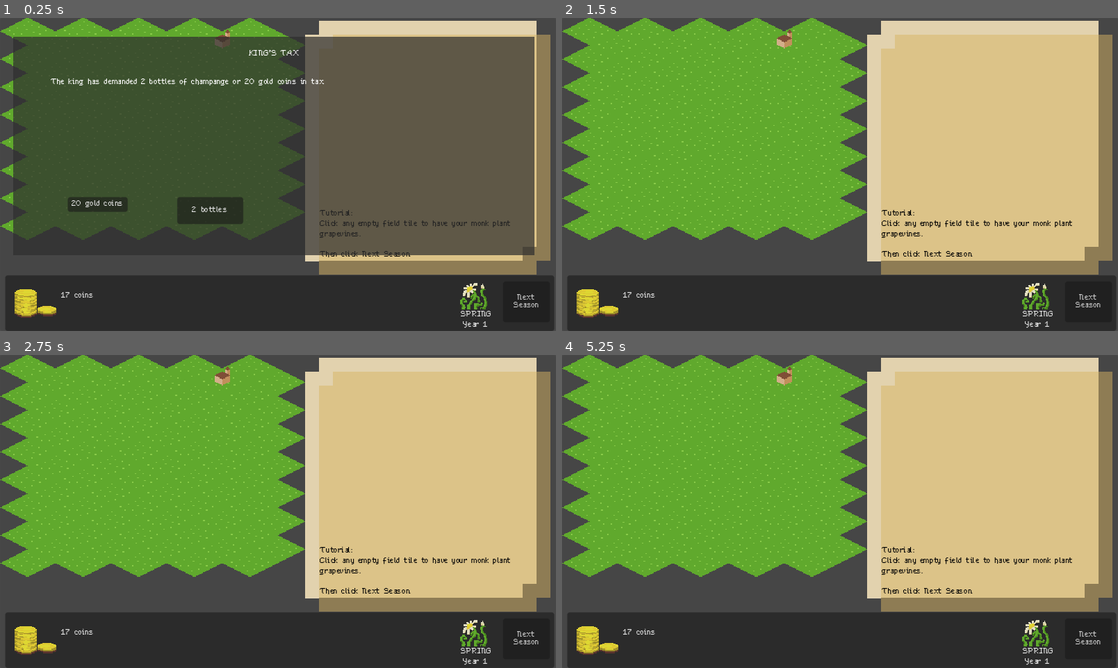
Above: before the commit, frames 1-4 (two rows, left to right).
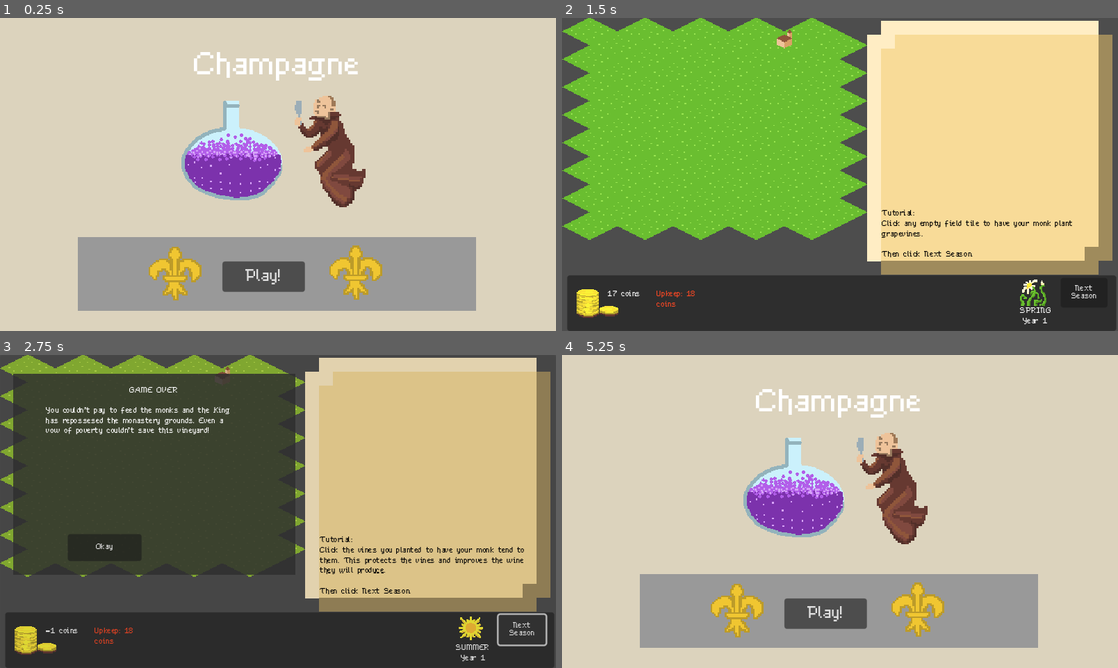
Above: after the commit, the same moments.

Repository: RoxT/ChampangeGGJ2025
Game: Godot game, scene res://TitleScreen.tscn
Same seed, same stepped clock (60 frames per second), same inputs: the game is played once before the commit and once after it. Before the commit the project starts from res://overworld.tscn.
Inputs (mouse positions are in pixels of both pictures, inside the frame that each line leads up to):
- Up to frame 1 (0.25 s): no input
- Up to frame 2 (1.5 s): click (662, 205) at 0.5 s, where only the run before the commit has a clickable "20 gold coins"; click (823, 277) at 1.25 s, where only the run after the commit has a clickable "Play!"
- Up to frame 3 (2.75 s): click "Next Season" at 2 s
- Up to frame 4 (5.25 s): click (667, 549) at 2.75 s, where only the run after the commit has a clickable "Okay"; click (823, 614) at 3.5 s, where only the run after the commit has a clickable "Play!"; click "Next Season" at 4.25 s; click (667, 549) at 5 s, where only the run after the commit has a clickable "Okay"

The runs differ from the first frame. In frame 1, 98% of the frame differs, in the area x 0-100%, y 0-100%; in frame 2, 33%; in frame 3, 35%; in frame 4, 96%.

Commit message:
start screen, event done

Diff:
--- a/Champange/Champagne.gd
+++ b/Champange/Champagne.gd
@@ -8,18 +8,28 @@
 @warning_ignore("unused_signal")
 var monk_box
 
-var money := 17
+var money := 0
 enum Seasons {SPRING, SUMMER, FALL, WINTER}
 var season := 0
-var year := 1
+var year := 0
+var up_keep := 0
 
 var plants := {}
+
+func _ready():
+	start()
+
+func start():
+	money = 17
+	season = 0
+	year = 1
+	up_keep = 18
 
 func advance_season():
 	if season == Seasons.WINTER:
 		year += 1
 	season = (season + 1) % Seasons.size()
-	money -= 1
+	money -= up_keep
 	print("year %s" % year)
 	season_ended.emit()
 
--- a/Champange/RightSidePanel.tscn
+++ b/Champange/RightSidePanel.tscn
@@ -22,9 +22,9 @@
 anchor_right = 1.0
 anchor_bottom = 1.0
 offset_left = 36.0
-offset_top = 19.0
+offset_top = 2.0
 offset_right = -19.0
-offset_bottom = -234.0
+offset_bottom = -261.0
 grow_horizontal = 2
 grow_vertical = 2
 theme_override_colors/default_color = Color(0, 0, 0, 1)
@@ -33,7 +33,7 @@
 [node name="VBoxContainer" type="VBoxContainer" parent="."]
 layout_mode = 0
 offset_left = 15.0
-offset_top = 67.0
+offset_top = 38.0
 offset_right = 267.0
 offset_bottom = 259.0
 
--- a/Champange/TitleScreen.tscn
+++ b/Champange/TitleScreen.tscn
@@ -1,8 +1,9 @@
-[gd_scene load_steps=12 format=3 uid="uid://dw0es8bit1huy"]
+[gd_scene load_steps=13 format=3 uid="uid://byh1isfpu7ubr"]
 
-[ext_resource type="Texture2D" uid="uid://ywngy12pwblq" path="res://FleurDeLys.png" id="1_slpp6"]
+[ext_resource type="Script" path="res://title_screen.gd" id="1_p5nsl"]
+[ext_resource type="Texture2D" uid="uid://idlea1fm7mqr" path="res://FleurDeLys.png" id="1_slpp6"]
 [ext_resource type="Texture2D" uid="uid://b8tmai8tmu7f6" path="res://BubblingJug-Sheet.png" id="2_wtip6"]
-[ext_resource type="Texture2D" uid="uid://617gqqskdxlb" path="res://MonkDrawing.png" id="3_8igh3"]
+[ext_resource type="Texture2D" uid="uid://db1q4bmhr5dbj" path="res://MonkDrawing.png" id="3_8igh3"]
 
 [sub_resource type="StyleBoxFlat" id="StyleBoxFlat_1oh6g"]
 
@@ -63,6 +64,7 @@
 anchor_bottom = 1.0
 grow_horizontal = 2
 grow_vertical = 2
+script = ExtResource("1_p5nsl")
 
 [node name="ColorRect" type="ColorRect" parent="."]
 layout_mode = 1
@@ -134,4 +136,7 @@
 [node name="FermentingJar" type="AnimatedSprite2D" parent="."]
 position = Vector2(268, 153)
 sprite_frames = SubResource("SpriteFrames_7v6c2")
+autoplay = "default"
 frame_progress = 0.747742
+
+[connection signal="pressed" from="Button" to="." method="_on_button_pressed"]
--- a/Champange/batch_actions.gd
+++ b/Champange/batch_actions.gd
@@ -12,6 +12,7 @@
 # Called when the node enters the scene tree for the first time.
 func _ready():
 	CP.season_ended.connect(_next_season)
+	CP.refresh.connect(refresh)
 	setup("cask")
 
 func _next_season():
@@ -33,6 +34,10 @@
 		quality += 2
 	quality -= temp_price
 	setup(sprite.animation)
+
+func refresh():
+	if quality < 1: quality = 1
+	$QualityLabel.text = "%s" % quality
 
 
 func setup(state:String):
--- a/Champange/help_text.csv
+++ b/Champange/help_text.csv
@@ -7,5 +7,5 @@
 SUMMER_YEAR2,"In the summer, you can tend to your vines.\n\nIf you have bottled your wine, you can riddle it now. This removes the sediment and improves the wine’s quality.\n\nWhen your monks have tasks, click Next Season."
 FALL_YEAR2,"It’s time to harvest again!\n\nWhen your monks have tasks, click Next Season."
 WINTER_YEAR2,"Your monks are resting for the winter.\n\nClick Next Season."
-SPRING_YEAR3,"Another new monk has joined your monastery! Your monastery is now at capacity.\n\n
+SPRING_YEAR3,"Another new monk has joined your monastery! Your monastery is now at capacity.\n
 You can start selling your wines to make money, which you can use to pay for your expenses and build more monasteries. The wine’s value will increase the longer it’s aged before you sell it.\n\nGood luck!"
--- a/Champange/left_panel.gd
+++ b/Champange/left_panel.gd
@@ -11,6 +11,8 @@
 	$CoinsLabel.text = "%s coins" % CP.money
 	$BuildPanel/BuildBtn.disabled = CP.money < 15
 	$BuildPanel.visible = CP.year >= 3 and CP.season != CP.Seasons.WINTER
+	$UpkeepLabel.text = "Upkeep: %s coins" % CP.up_keep
+	$UpkeepLabel.theme_type_variation = "upkeep_crisis" if CP.up_keep > CP.money else ""
 
 func get_builder()->bool:
 	if builder:
--- a/Champange/modal.gd
+++ b/Champange/modal.gd
@@ -1,19 +1,25 @@
 extends Panel
 
 var event := ""
+var bottles := 0
 
 signal event_over(result)
 
 # Called when the node enters the scene tree for the first time.
 func _ready():
+	hide()
 	CP.season_ended.connect(_on_season_ended)
 
 func _on_season_ended():
 	do_late_season.call_deferred()
 
 func do_late_season():
+	if CP.money < 0:
+		event = "game_over"
+		do_event(event)
+		return
 	if CP.year < 3: return
-	var event = ""
+	event = ""
 	match CP.season:
 		CP.Seasons.SPRING:
 			pass
@@ -22,13 +28,15 @@
 				event = "festival"
 		CP.Seasons.FALL:
 			if randf() < 0.25:
-				event = ["pests", "drought", "rains"].pick_random()
+				event = ["pests", "drought", "rain"].pick_random()
 		CP.Seasons.WINTER:
 			if randf() < 0.20:
 				event = "warm"
-	if event.is_empty() and CP.money > 25 and randf() < 0.9:
+	if event.is_empty() and (CP.money > 25 or bottles > 3) and randf() < 0.9:
 		event = "tax"
-	if not event.is_empty():
+	if event.is_empty():
+		hide()
+	else:
 		do_event(event)
 
 func do_event(new_event:String):
@@ -46,7 +54,7 @@
 			b_2 = "2 bottles"
 		"drought":
 			title = "DROUGHT"
-			desc = "A drought this summer has withered the vines, decreasing the quality of fields this year"
+			desc = "A drought this last summer has withered the vines, decreasing the quality of fields this year"
 		"warm":
 			title = "MILD WINTER"
 			desc = "This winter is warmer than normal. It doesn't look like the casks will ferment as well."
@@ -55,29 +63,36 @@
 			desc = "The right amount of rain this summer has improved the quality of the vines this harvest"
 		"festival":
 			title = "CHAMPANGE FESTIVAL"
-			desc = "All bottles sold this year are worth more due to the summer festival."
+			desc = "All bottles sold this season are worth more due to the summer festival."
 		"pests":
 			title = "PESTS ON CROPS"
 			desc = "Fields that weren't tended this summer have lost value for this harvest."
+		"game_over":
+			title = "GAME OVER"
+			desc = "You couldn't pay to feed the monks and the King has repossesed the monastery grounds. Even a vow of poverty couldn't save this vineyard!"
 	$Panel/EventLabel.text = title
 	$Panel/EventDesc.text = desc
 	$Panel/Button1.text = b_1
 	$Panel/Button1.visible = not b_1.is_empty()
 	$Panel/Button2.text = b_2
 	$Panel/Button2.visible = not b_2.is_empty()
+	show()
 
 func _on_button_1_pressed():
 	match event:
 		"tax":
 			event_over.emit("tax_coin")
+		"game_over":
+			do_game_over.call_deferred()
 		_:
 			event_over.emit(event)
-	$Panel.hide()
+	hide()
 
+func do_game_over():
+	get_tree().change_scene_to_file("res://TitleScreen.tscn")
 
 func _on_button_2_pressed():
 	match event:
 		"tax":
-			CP.money -= 10
 			event_over.emit("tax_bottle")
-	$Panel.hide()
+	hide()
--- a/Champange/new_theme.tres
+++ b/Champange/new_theme.tres
@@ -11,3 +11,5 @@
 full/base_type = &"Button"
 full/colors/font_color = Color(0, 0, 0, 1)
 full/styles/normal = SubResource("StyleBoxFlat_q4ky4")
+upkeep_crisis/base_type = &"Label"
+upkeep_crisis/colors/font_color = Color(0.98, 0.277667, 0.1372, 1)
--- a/Champange/overworld.gd
+++ b/Champange/overworld.gd
@@ -7,6 +7,7 @@
 	$Fields.field_focus.connect(_on_field_focus)
 	CP.refresh.connect(_on_refresh)
 	CP.season_ended.connect(_on_season_ended)
+	$HUD/Modal.event_over.connect(event_results)
 
 func _on_field_focus(coord, type):
 	assert(coord is Vector2i)
@@ -54,8 +55,12 @@
 			CP.plants[plant_coord] = 5
 	if $HUD/LeftP.get_builder():
 		$Fields.new_house()
+		CP.up_keep += 1
 		CP.money -= 15
+	$HUD/Modal.bottles = $HUD/RightP.how_many_bottles()
+
 	CP.refresh.emit()
+
 
 
 func _unhandled_input(event):
@@ -74,16 +79,17 @@
 
 	match result:
 		"drought":
-			$Fields.event_quality(-5)
+			$Fields.event_quality(-4)
 		"warm":
-			pass
+			$HUD/RightP.event_result(result)
 		"rain":
-			$Fields.event_quality(5)
+			$Fields.event_quality(4)
 		"festival":
-			pass
+			$HUD/RightP.event_result(result)
 		"pests":
-			$Fields.event_quality(-5, true)
+			$Fields.event_quality(-4, true)
 		"tax_coin":
 			CP.money -= 20
 		"tax_bottle":
-			pass
+			$HUD/RightP.event_result(result)
+	CP.refresh.emit()
--- a/Champange/overworld.tscn
+++ b/Champange/overworld.tscn
@@ -98,7 +98,7 @@
 sources/0 = SubResource("TileSetAtlasSource_f1hwt")
 
 [sub_resource type="StyleBoxFlat" id="StyleBoxFlat_0e3an"]
-bg_color = Color(0.18, 0.18, 0.18, 0.717647)
+bg_color = Color(0.18, 0.18, 0.18, 0.835294)
 
 [node name="Overworld" type="Node2D"]
 script = ExtResource("1_1dfiy")
@@ -124,26 +124,17 @@
 offset_bottom = 360.0
 script = ExtResource("7_eimlm")
 
-[node name="Stats" type="RichTextLabel" parent="HUD/LeftP"]
-layout_mode = 1
-anchors_preset = 15
-anchor_right = 1.0
-anchor_bottom = 1.0
-offset_left = 9.0
-grow_horizontal = 2
-grow_vertical = 2
-
 [node name="SeasonIcon" type="Sprite2D" parent="HUD/LeftP"]
-position = Vector2(539, 23)
+position = Vector2(536, 19)
 texture = ExtResource("9_nl3oc")
 hframes = 4
 
 [node name="SeasonLabel" type="Label" parent="HUD/LeftP"]
 layout_mode = 0
-offset_left = 522.0
-offset_top = 41.0
-offset_right = 562.0
-offset_bottom = 62.0
+offset_left = 519.0
+offset_top = 37.0
+offset_right = 559.0
+offset_bottom = 58.0
 text = "Summer
 Year 3"
 horizontal_alignment = 1
@@ -156,23 +147,33 @@
 
 [node name="CoinsLabel" type="Label" parent="HUD/LeftP"]
 layout_mode = 0
-offset_left = 64.0
-offset_top = 19.0
-offset_right = 104.0
-offset_bottom = 52.0
+offset_left = 47.0
+offset_top = 18.0
+offset_right = 87.0
+offset_bottom = 30.0
 text = "3 coins"
 autowrap_mode = 1
 
+[node name="UpkeepLabel" type="Label" parent="HUD/LeftP"]
+layout_mode = 0
+offset_left = 103.0
+offset_top = 18.0
+offset_right = 157.0
+offset_bottom = 51.0
+theme_type_variation = &"upkeep_crisis"
+text = "Upkeep: 1 coins"
+autowrap_mode = 2
+
 [node name="MonkBox" type="HBoxContainer" parent="HUD/LeftP"]
 layout_mode = 1
 anchors_preset = 12
 anchor_top = 1.0
 anchor_right = 1.0
 anchor_bottom = 1.0
-offset_left = 104.0
-offset_top = -45.0
-offset_right = -125.0
-offset_bottom = -10.0
+offset_left = 157.0
+offset_top = -46.0
+offset_right = -109.0
+offset_bottom = -11.0
 grow_horizontal = 2
 grow_vertical = 0
 script = ExtResource("4_dpi7v")
@@ -188,10 +189,10 @@
 anchor_top = 1.0
 anchor_right = 1.0
 anchor_bottom = 1.0
-offset_left = 573.0
-offset_top = -57.0
-offset_right = -5.0
-offset_bottom = -10.0
+offset_left = 568.0
+offset_top = -61.0
+offset_right = -10.0
+offset_bottom = -27.0
 grow_horizontal = 2
 grow_vertical = 0
 text = "Next Season"
@@ -215,6 +216,7 @@
 one_shot = true
 
 [node name="Modal" type="Panel" parent="HUD"]
+visible = false
 self_modulate = Color(1, 1, 1, 0.211765)
 anchors_preset = 15
 anchor_right = 1.0
@@ -227,8 +229,8 @@
 layout_mode = 0
 offset_left = 15.0
 offset_top = 22.0
-offset_right = 615.0
-offset_bottom = 273.0
+offset_right = 340.0
+offset_bottom = 253.0
 theme_override_styles/panel = SubResource("StyleBoxFlat_0e3an")
 
 [node name="EventLabel" type="Label" parent="HUD/Modal/Panel"]
@@ -247,20 +249,21 @@
 anchor_top = 0.5
 anchor_right = 1.0
 anchor_bottom = 0.5
-offset_left = 43.0
+offset_left = 38.0
 offset_top = -77.5
-offset_right = -47.0
+offset_right = -60.0
 offset_bottom = 9.5
 grow_horizontal = 2
 grow_vertical = 2
 text = "The king has demanded 2 bottles of champange or 20 gold coins in tax."
+autowrap_mode = 2
 
 [node name="Button1" type="Button" parent="HUD/Modal/Panel"]
 layout_mode = 0
 offset_left = 63.0
 offset_top = 184.0
-offset_right = 132.0
-offset_bottom = 201.0
+offset_right = 148.0
+offset_bottom = 215.0
 text = "20 gold coins"
 
 [node name="Button2" type="Button" parent="HUD/Modal/Panel"]
--- a/Champange/project.godot
+++ b/Champange/project.godot
@@ -11,7 +11,7 @@
 [application]
 
 config/name="Champange"
-run/main_scene="res://overworld.tscn"
+run/main_scene="res://TitleScreen.tscn"
 config/features=PackedStringArray("4.3", "GL Compatibility")
 config/icon="res://icon.png"
 
--- a/Champange/right_side_panel.gd
+++ b/Champange/right_side_panel.gd
@@ -12,7 +12,9 @@
 	var new_batch = BatchActions.instantiate()
 	new_batch.quality = CP.plants[coord]
 	vbox.add_child(new_batch)
-	CP.plants.erase(coord)
+
+func how_many_bottles()->int:
+	return $VBoxContainer.get_child_count()
 
 func _on_season_ended():
 	var key = "%s_YEAR%s" % [CP.Seasons.keys()[CP.season].to_upper(), CP.year]
@@ -31,5 +33,19 @@
 					batch.quality -= 4
 		"festival":
 			for batch in $VBoxContainer.get_children():
-				#TODO
-				batch.quality += 5
+				batch.temp_price = floori(batch.quality * 0.4)
+				batch.quality += batch.temp_price
+		"tax_bottle":
+
+			var children = $VBoxContainer.get_children()
+			var a = children[0]
+			for c in children:
+				if c.quality < a.quality:
+					a = c
+			children.erase(a)
+			var b = children[0]
+			for c in children:
+				if c.quality < b.quality:
+					b = c
+			a.queue_free()
+			b.queue_free()
--- /dev/null
+++ b/Champange/title_screen.gd
@@ -0,0 +1,11 @@
+extends Control
+
+
+# Called when the node enters the scene tree for the first time.
+func _ready():
+	pass # Replace with function body.
+
+
+func _on_button_pressed():
+	CP.start()
+	get_tree().change_scene_to_file("res://overworld.tscn")
Not shown, added: Champange/FleurDeLys.png.import
Not shown, added: Champange/MonkDrawing.png.import
Not shown, changed: index.html
Not shown, changed: index.pck
